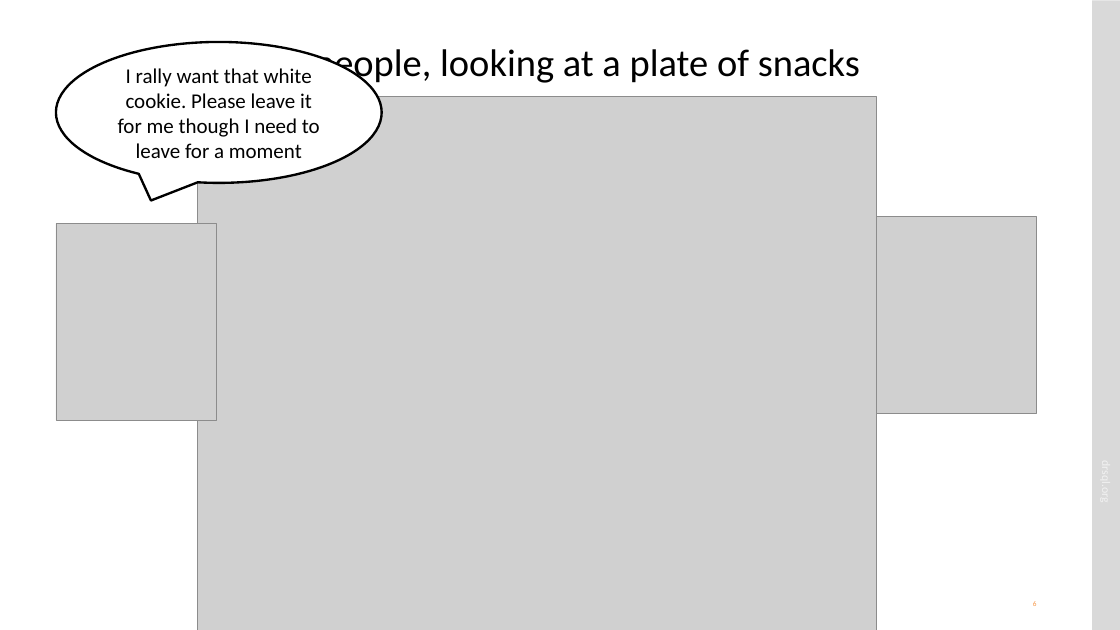
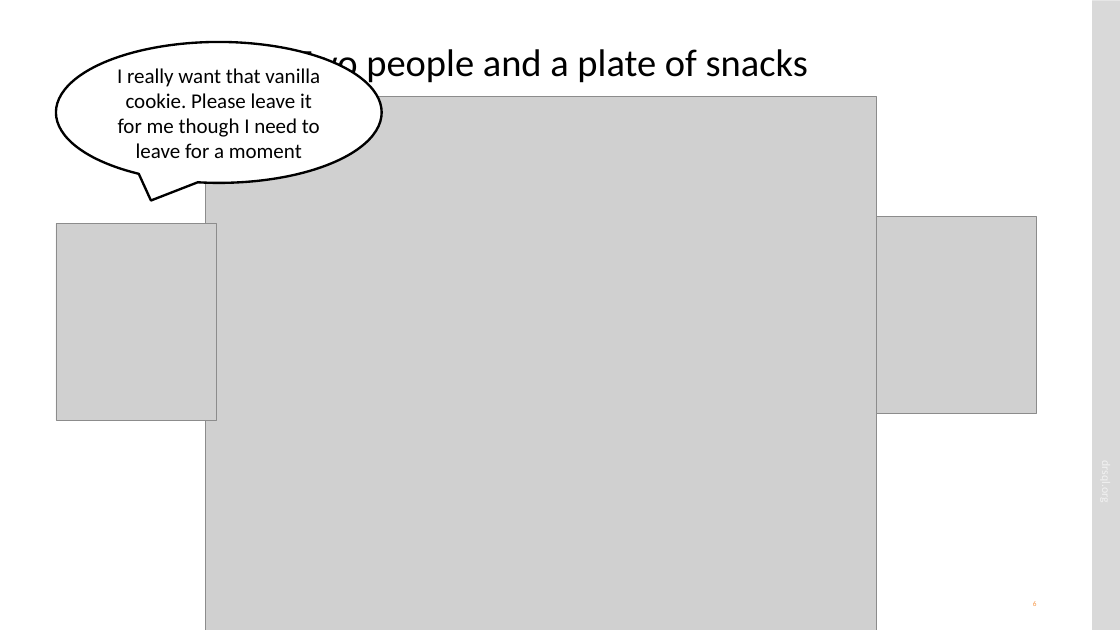
Before and after one commit to drsqlgithub/Presentation-Downloads, a slide deck: slide 6 of Concurrency/Matters of Concurrency.pptx. Drawn at 1120x630 pixels with LibreOffice and Linux fonts; fonts in the diff are those of the drawing; grey boxes stand for pictures. Boxes give left, top, right and bottom in pixels: in the first picture for what was removed or moved away, otherwise in the second. Text is boxed around its words. In the diff, an @@ line names an element or a change of style, - is before the commit and + after.

```diff
--- a/Concurrency/Matters of Concurrency.pptx
+++ b/Concurrency/Matters of Concurrency.pptx
@@ title at box(293, 48, 808, 86): text changed @@
-Two people, looking at a plate of snacks
+Two people and a plate of snacks
@@ text in speech bubble at box(117, 68, 320, 158): text changed @@
-I rally want that white cookie. Please leave it for me though I need to leave for a moment
+I really want that vanilla cookie. Please leave it for me though I need to leave for a moment
@@ picture: place and size @@
-picture at box(198, 97, 877, 630)
+picture at box(206, 97, 876, 630)
```
Also in this commit, not shown: 14 other slides changed, 4 slides added, 1 slide removed, 12 other files.
